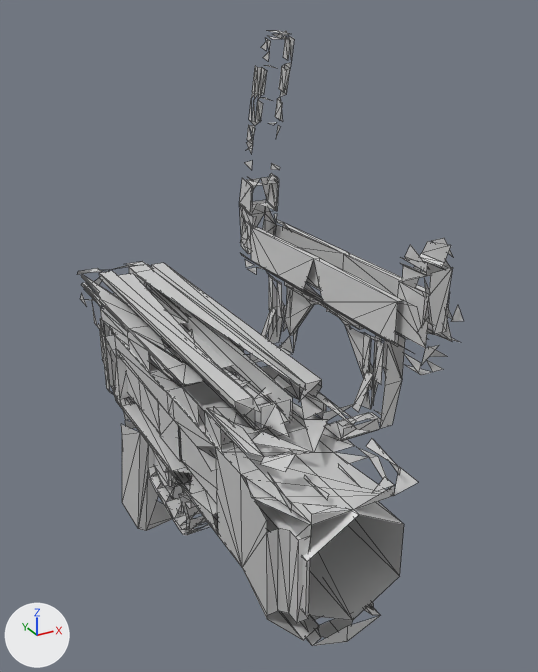
Renders of the glTF model prototype/models/guns/GrenadeLauncher_C.glb from each side of a commit.
Before and after are seen from a camera (50 mm lens) standing at (-0.149, -0.439, 0.244) and looking at (0.039, -0.097, 0.073). The axes (+X, +Y, +Z) are drawn at lower left. The lights are the same throughout. The older version comes first. Mesh edges are drawn as thin lines. Where no turn or scale is listed for an object, it has been applied to the vertices. Vertices at exactly the same position are counted once.

Objects in the first picture: 'GrenadeLauncher_C', 'GrenadeLauncher_C_Barrel', 'GrenadeLauncher_C_Sight', 'GrenadeLauncher_C_Sight_Back', 'GrenadeLauncher_C_Sight_Front', 'GrenadeLauncher_C_Trigger'.
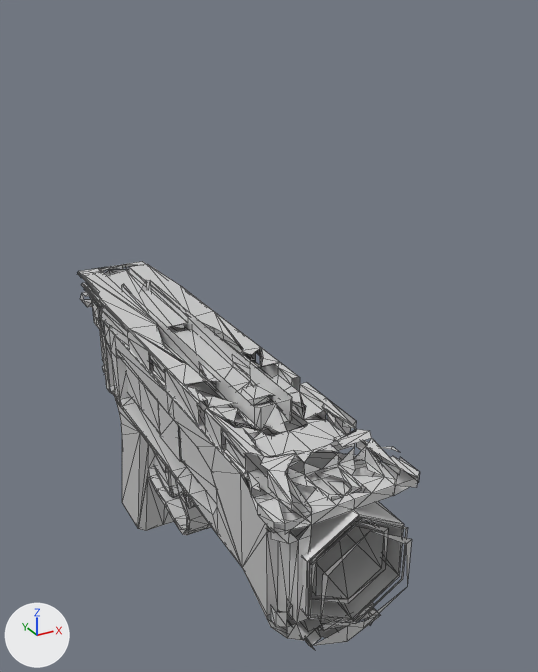
Where the change shows, as pixel boxes [x1, y1, x2, y2] in the pictures (538 x 672 px):
'GrenadeLauncher_C', reshaped: before [77, 261, 418, 646]; after [77, 261, 420, 649]
'GrenadeLauncher_C_Sight', deleted: before [240, 220, 463, 441]
'GrenadeLauncher_C_Barrel', reshaped: before [126, 365, 404, 620]; after [126, 365, 412, 628]
'GrenadeLauncher_C_Sight_Back', deleted: before [239, 30, 294, 254]
'GrenadeLauncher_C_Sight_Front', deleted: before [397, 238, 453, 334]
'GrenadeLauncher_C_Trigger', reshaped: before [154, 456, 189, 496]; after [154, 456, 179, 498]
part 1 of me_mesh_0, reshaped: before [99, 263, 322, 417]; after [78, 264, 420, 649]
part 2 of me_mesh_0, added: after [146, 479, 174, 531]
part 3 of me_mesh_1, added: after [309, 517, 388, 604]
part 4 of me_mesh_1, added: after [306, 515, 412, 628]
part 5 of me_mesh_2, built on: before [154, 466, 189, 496]; after [154, 466, 179, 498]

The change, as a list of edits to the scene's bpy script:
```text
Change me_mesh_0:
    used by ob_grenadelauncher_c; location = (0.0, 0.0, 0.0)
    remove me_mesh_0.from_pydata(...)  # 698 vertices, 603 faces; spans x -0.034..0.035, y -0.239..0.074, z -0.108..0.085
    add me_mesh_0.from_pydata(...)  # 1123 vertices, 1435 faces; spans x -0.035..0.038, y -0.239..0.074, z -0.108..0.077
    me_mesh_0 part 1: 23 vertices removed from x -0.022..0.022, y -0.178..0.022, z 0.077..0.085; 437 vertices added at x -0.035..0.038, y -0.239..0.074, z -0.022..0.073
    me_mesh_0 part 2: 1 vertex added at x 0.0, y -0.005, z -0.108
    other edits to the shape of me_mesh_0 do not show in these pictures
Change me_mesh_1:
    used by ob_grenadelauncher_c_barrel; location = (-0.0225, -0.234, 0.0315)
    remove me_mesh_1.from_pydata(...)  # 52 vertices, 52 faces; spans x -0.002..0.058, y -0.009..0.246, z -0.029..0.029
    add me_mesh_1.from_pydata(...)  # 121 vertices, 123 faces; spans x -0.002..0.058, y -0.016..0.246, z -0.029..0.029
    me_mesh_1 part 3: a new loose piece of 18 vertices spanning x 0.004..0.041, y -0.004..0.029, z -0.022..0.022, in mat_low_poly_weapon_001 (its picture is missing)
    me_mesh_1 part 4: 27 vertices added at x -0.001..0.046, y -0.016..-0.009, z -0.028..0.028
    other edits to the shape of me_mesh_1 do not show in these pictures
Change me_mesh_2:
    used by ob_grenadelauncher_c_trigger; location = (0.0, -0.0378, -0.0248)
    remove me_mesh_2.from_pydata(...)  # 28 vertices, 26 faces; spans x -0.009..0.009, y -0.0126..0.0194, z -0.0272..0.0135
    add me_mesh_2.from_pydata(...)  # 46 vertices, 68 faces; spans x -0.009..0.009, y -0.0151..0.0194, z -0.0272..0.0135
    me_mesh_2 part 5
    11 faces are deleted
    18 vertices are added at x -0.009..0.009, y -0.0151..0.0194, z -0.0272..0.0135
    53 new faces join them
Remove ob_grenadelauncher_c_sight:
    ob_grenadelauncher_c_sight = bpy.data.objects.new('GrenadeLauncher_C_Sight', me_mesh_3)
    ob_grenadelauncher_c_sight.location = (0.0508, -0.1405, 0.12)
Remove ob_grenadelauncher_c_sight_back:
    ob_grenadelauncher_c_sight_back = bpy.data.objects.new('GrenadeLauncher_C_Sight_Back', me_mesh_4)
    ob_grenadelauncher_c_sight_back.location = (0.0508, -0.0664, 0.1242)
Remove ob_grenadelauncher_c_sight_front:
    ob_grenadelauncher_c_sight_front = bpy.data.objects.new('GrenadeLauncher_C_Sight_Front', me_mesh_5)
    ob_grenadelauncher_c_sight_front.location = (0.0508, -0.2147, 0.1242)
```
